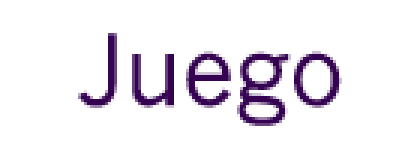
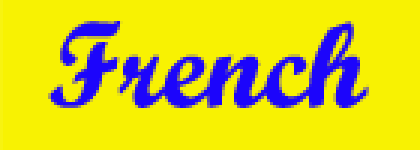
The second 420 x 150 image is a revision of the first. Changes to its layers:
renamed "Juego" to "French", painted on it over [48, 21, 369, 126]
added layer "Shape 1" above "Layer 1" over [0, 0, 420, 150]
